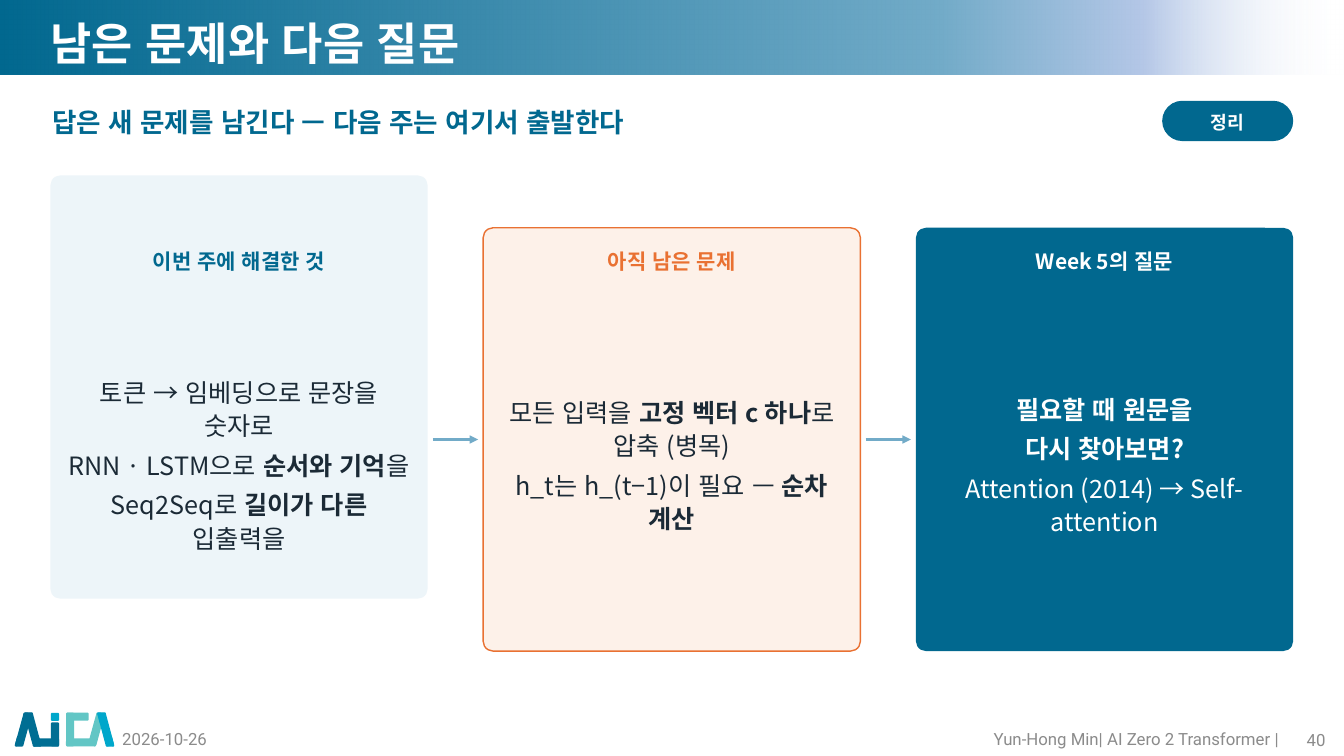
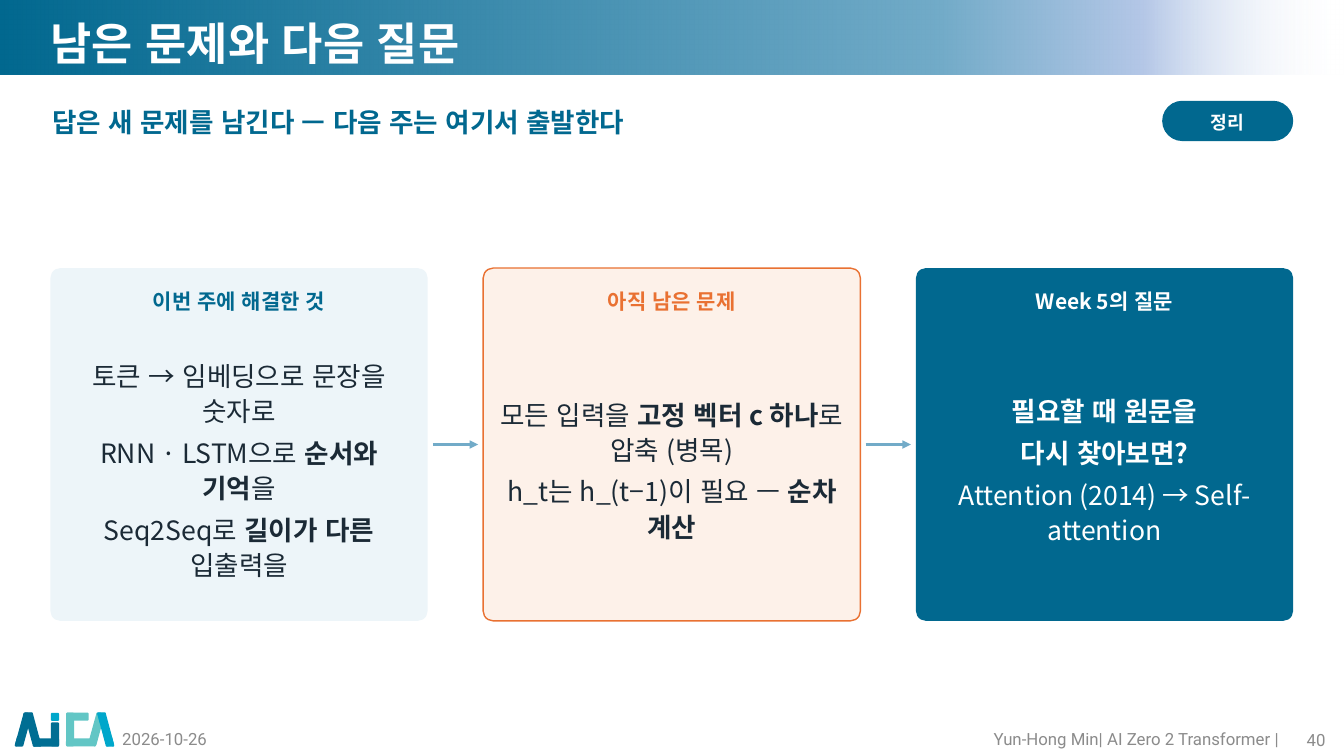
Before and after one commit to myunhh/AI-Zero-2-Transformers, a slide deck: slide 40 of lectures/week04_rnn_lstm_seq2seq.pptx. Drawn at 1344x756 pixels with LibreOffice and Linux fonts; fonts in the diff are those of the drawing; background and template pictures are left out. Boxes give left, top, right and bottom in pixels: in the first picture for what was removed or moved away, otherwise in the second. Text is boxed around its words. In the diff, an @@ line names an element or a change of style, - is before the commit and + after.

```diff
--- a/lectures/week04_rnn_lstm_seq2seq.pptx
+++ b/lectures/week04_rnn_lstm_seq2seq.pptx
@@ proportions changed in 3 elements at (483,268,860,621), (917,268,1294,621), (50,268,427,621) @@
@@ rounded rectangle: place and size @@
-rounded rectangle at (50,175,427,599)
+rounded rectangle at (50,268,427,621)
@@ rounded rectangle: place and size @@
-rounded rectangle at (483,228,860,651)
+rounded rectangle at (483,268,860,621)
@@ rounded rectangle: place and size @@
-rounded rectangle at (917,228,1294,651)
+rounded rectangle at (917,268,1294,621)
@@ 3 texts: place and size @@
-3 texts at (153,251,1174,271)
+3 texts at (153,291,1174,311)
@@ text "토큰 → 임베딩으로 문장을 숫자로": place and size @@
-text "토큰 → 임베딩으로 문장을 숫자로" at (69,381,410,550)
+text "토큰 → 임베딩으로 문장을 숫자로" at (93,364,385,577)
@@ text "모든 입력을 고정 벡터 c ...": place and size @@
-text "모든 입력을 고정 벡터 c ..." at (509,401,835,531)
+text "모든 입력을 고정 벡터 c ..." at (500,402,843,540)
@@ size 18 to 19 pt in 3 elements at (93,364,385,577), (500,402,843,540), (1012,398,1197,466) @@
@@ arrow moved from (433, 440) - (478, 440) to (433, 445) - (478, 445) @@
@@ arrow moved from (866, 440) - (911, 440) to (866, 445) - (911, 445) @@
```
Also in this commit, not shown: 27 other slides changed, 14 other files.
